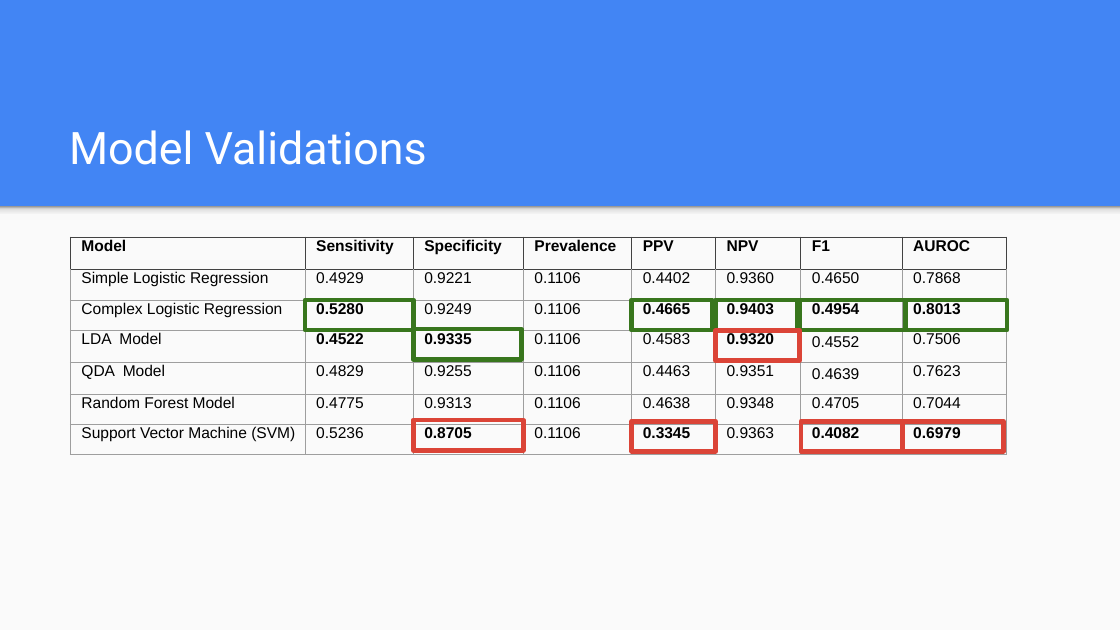
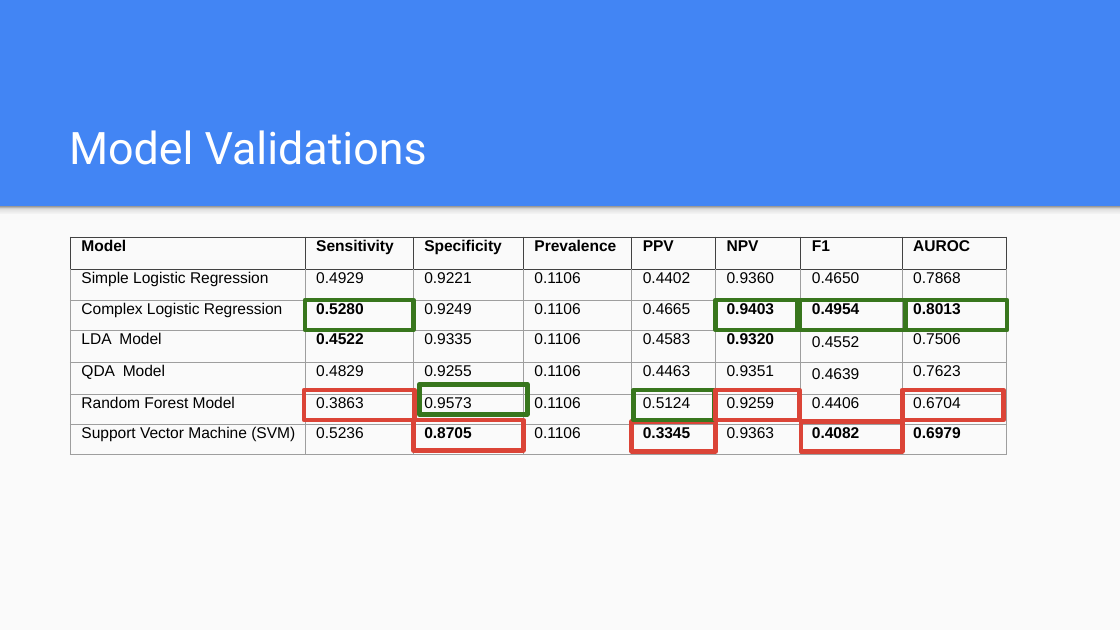
Before and after one commit to stedua22/6372-Project-2, a slide deck: slide 46 of Bank Dataset.pptx (slide 44 before the commit). Drawn at 1120x630 pixels with LibreOffice and Linux fonts; fonts in the diff are those of the drawing. Boxes give left, top, right and bottom in pixels: in the first picture for what was removed or moved away, otherwise in the second. Text is boxed around its words. In the diff, an @@ line names an element or a change of style, - is before the commit and + after.

```diff
--- a/Bank Dataset.pptx
+++ b/Bank Dataset.pptx
@@ table at <box>71,237,1006,605</box> @@
-row 6: Random Forest Model | 0.4775 | 0.9313 | 0.1106 | 0.4638 | 0.9348 | 0.4705 | 0.7044
+row 6: Random Forest Model | 0.3863 | 0.9573 | 0.1106 | 0.5124 | 0.9259 | 0.4406 | 0.6704
@@ bold off in "0.4665", "0.9335" @@
@@ rectangle: place and size @@
-rectangle at <box>413,329,521,360</box>
+rectangle at <box>419,384,526,414</box>
@@ rectangle added at <box>304,390,413,420</box>, outline #DB4437 3 pt @@
@@ rectangle: place and size @@
-rectangle at <box>632,300,712,330</box>
+rectangle at <box>634,390,715,420</box>
@@ rectangle: place and size @@
-rectangle at <box>716,330,800,361</box>
+rectangle at <box>716,390,800,420</box>
@@ rectangle: place and size @@
-rectangle at <box>903,421,1004,451</box>
+rectangle at <box>903,390,1004,420</box>
```
Also in this commit, not shown: 5 other slides changed, 2 slides added, 1 other file.
